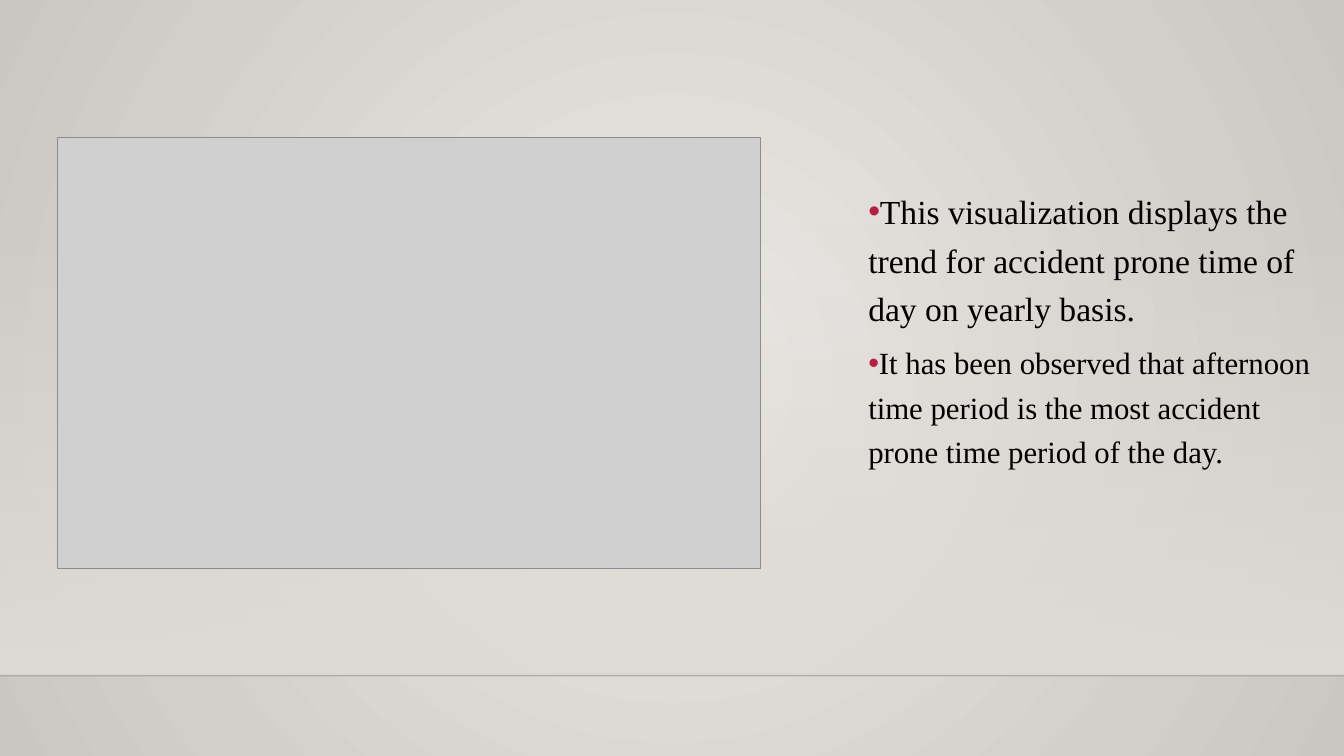
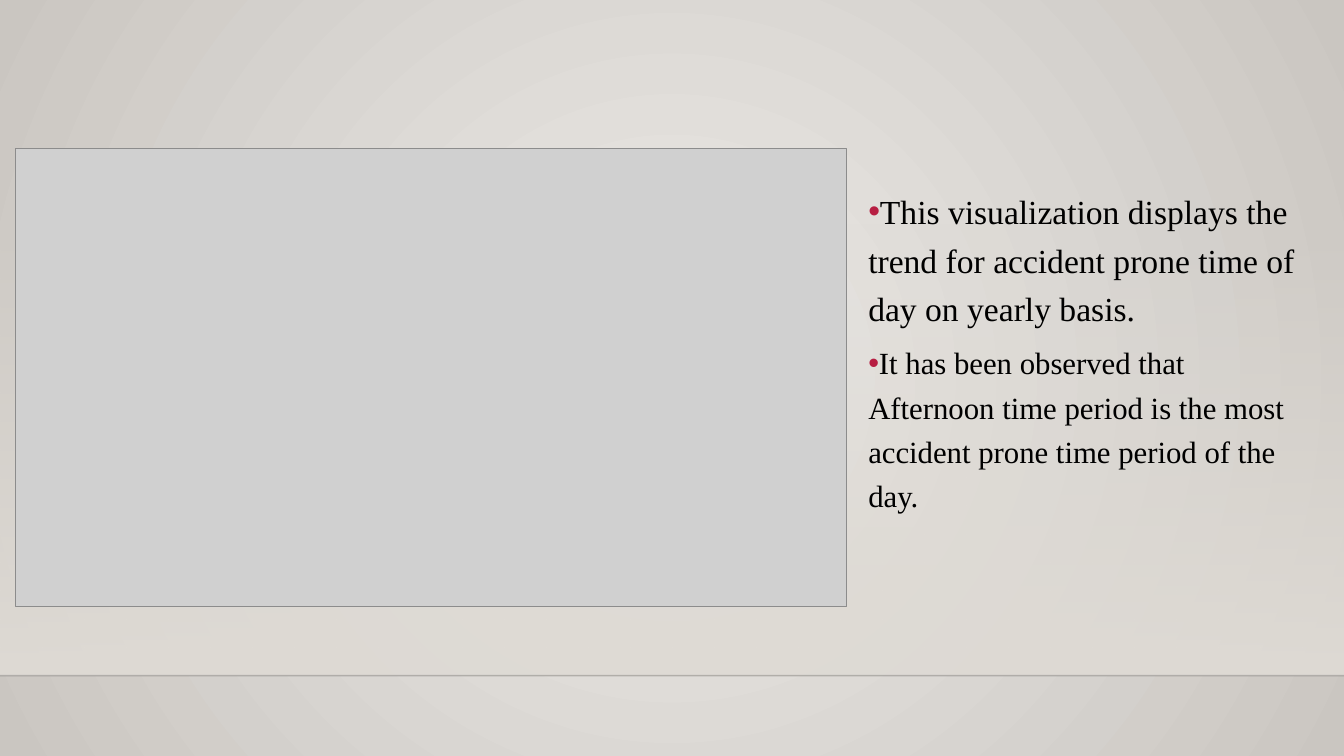
Before and after one commit to rajgabani/DAB-103-006-001, a slide deck: slide 18 of Project.pptx (slide 46 before the commit). Drawn at 1344x756 pixels with LibreOffice and Linux fonts; fonts in the diff are those of the drawing; grey boxes stand for pictures; background and template pictures are left out. Boxes give left, top, right and bottom in pixels: in the first picture for what was removed or moved away, otherwise in the second. Text is boxed around its words. In the diff, an @@ line names an element or a change of style, - is before the commit and + after.

```diff
--- a/Project.pptx
+++ b/Project.pptx
@@ picture: place and size @@
-picture at box(57, 137, 760, 569)
+picture at box(16, 149, 847, 607)
@@ text at box(868, 352, 1284, 513): text changed @@
-• It has been observed that afternoon time period is the most accident prone time period of the day.
+• It has been observed that Afternoon time period is the most accident prone time period of the day.
```
Also in this commit, not shown: 18 other slides changed, 4 slides added, 38 slides removed, 2 other files.
